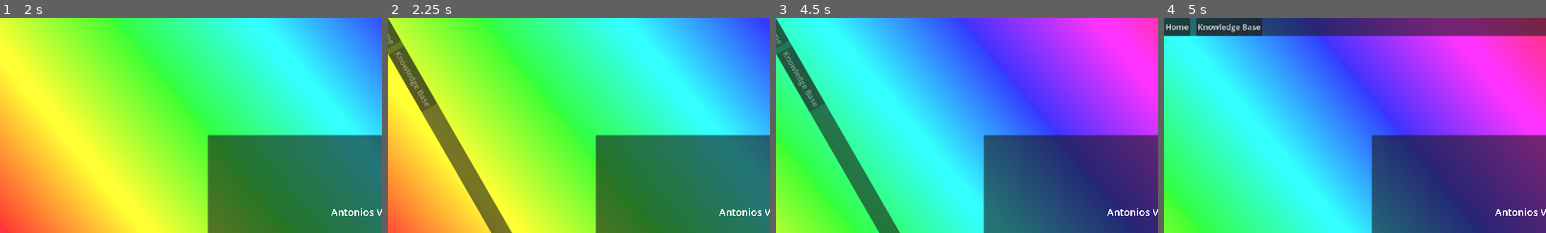
Above: before the commit, frames 1-4 (left to right).
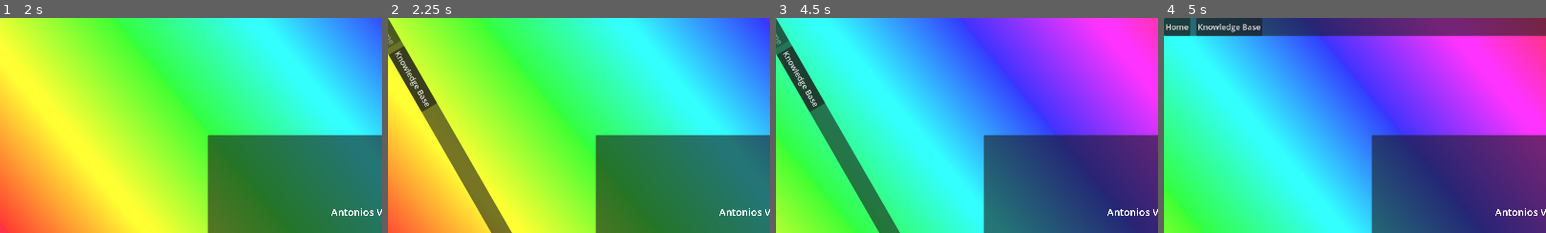
Above: after the commit, the same moments.

Repository: antv199/antv199.github.io
Game: Godot game, scene res://Website.tscn
Same seed, same stepped clock (60 frames per second), same inputs: the game is played once before the commit and once after it.
Inputs:
- Up to frame 1 (2 s): click "Knowledge Base" at 0.5 s; click "Home" at 1.25 s
- Up to frame 2 (2.25 s): click "GitHub" at 2 s
- Up to frame 3 (4.5 s): click "GitLab" at 2.75 s; click "Home" at 3.5 s; click "GitHub" at 4.25 s
- Up to frame 4 (5 s): no input
The pictures show only the part of the screen within x 0-50%, y 0-50%; the shares and areas given below are measured in that part.

Frame 1 is identical in both runs. In frame 2, 1.3% of the frame differs, in the area x 0-13%, y 13-44%; in frame 3, 1.3%; in frame 4, nothing differs.

Commit message:
fixed issue with button and hopefully CI

Diff:
--- a/Website.tscn
+++ b/Website.tscn
@@ -26,22 +26,10 @@
 tracks/1/type = "value"
 tracks/1/imported = false
 tracks/1/enabled = true
-tracks/1/path = NodePath("Navbar/NavbarHorContainer/Knowledge Base:disabled")
+tracks/1/path = NodePath("Navbar:rotation")
 tracks/1/interp = 1
 tracks/1/loop_wrap = true
 tracks/1/keys = {
-"times": PackedFloat32Array(0),
-"transitions": PackedFloat32Array(1),
-"update": 1,
-"values": [false]
-}
-tracks/2/type = "value"
-tracks/2/imported = false
-tracks/2/enabled = true
-tracks/2/path = NodePath("Navbar:rotation")
-tracks/2/interp = 1
-tracks/2/loop_wrap = true
-tracks/2/keys = {
 "times": PackedFloat32Array(0),
 "transitions": PackedFloat32Array(1),
 "update": 0,
@@ -65,22 +53,10 @@
 tracks/1/type = "value"
 tracks/1/imported = false
 tracks/1/enabled = true
-tracks/1/path = NodePath("Navbar/NavbarHorContainer/Knowledge Base:disabled")
+tracks/1/path = NodePath("Navbar:rotation")
 tracks/1/interp = 1
 tracks/1/loop_wrap = true
 tracks/1/keys = {
-"times": PackedFloat32Array(0, 1),
-"transitions": PackedFloat32Array(1, 1),
-"update": 1,
-"values": [true, false]
-}
-tracks/2/type = "value"
-tracks/2/imported = false
-tracks/2/enabled = true
-tracks/2/path = NodePath("Navbar:rotation")
-tracks/2/interp = 1
-tracks/2/loop_wrap = true
-tracks/2/keys = {
 "times": PackedFloat32Array(0, 0.5, 1),
 "transitions": PackedFloat32Array(1, 1, 1),
 "update": 0,
@@ -136,7 +112,7 @@
 theme_override_font_sizes/font_size = 20
 text = "Home"
 
-[node name="Knowledge Base" type="Button" parent="Navbar/NavbarHorContainer"]
+[node name="KnowledgeBaseButton" type="Button" parent="Navbar/NavbarHorContainer"]
 layout_mode = 2
 theme_override_font_sizes/font_size = 20
 text = "Knowledge Base"
@@ -285,7 +261,7 @@
 }
 
 [connection signal="pressed" from="Navbar/NavbarHorContainer/FakeHomeButton" to="." method="_on_fake_home_button_pressed"]
-[connection signal="toggled" from="Navbar/NavbarHorContainer/Knowledge Base" to="." method="_on_kb_pressed"]
+[connection signal="pressed" from="Navbar/NavbarHorContainer/KnowledgeBaseButton" to="." method="_on_kb_pressed"]
 [connection signal="pressed" from="ProfileView/DesktopView/VBoxContainer/ButtonsContainer/LinkedinDesk" to="." method="_on_linkedin_pressed"]
 [connection signal="pressed" from="ProfileView/DesktopView/VBoxContainer/ButtonsContainer/Github" to="." method="_on_github_pressed"]
 [connection signal="pressed" from="ProfileView/DesktopView/VBoxContainer/ButtonsContainer/Gitlab" to="." method="_on_gitlab_pressed"]
Not shown, changed: .github/workflows/ci.yml
